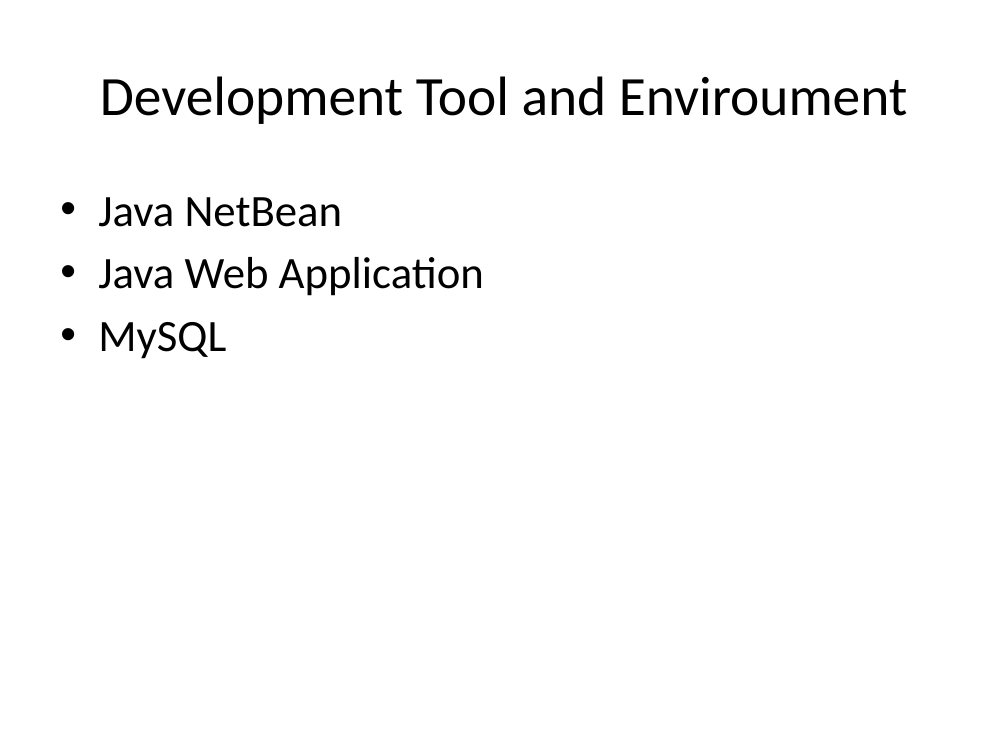
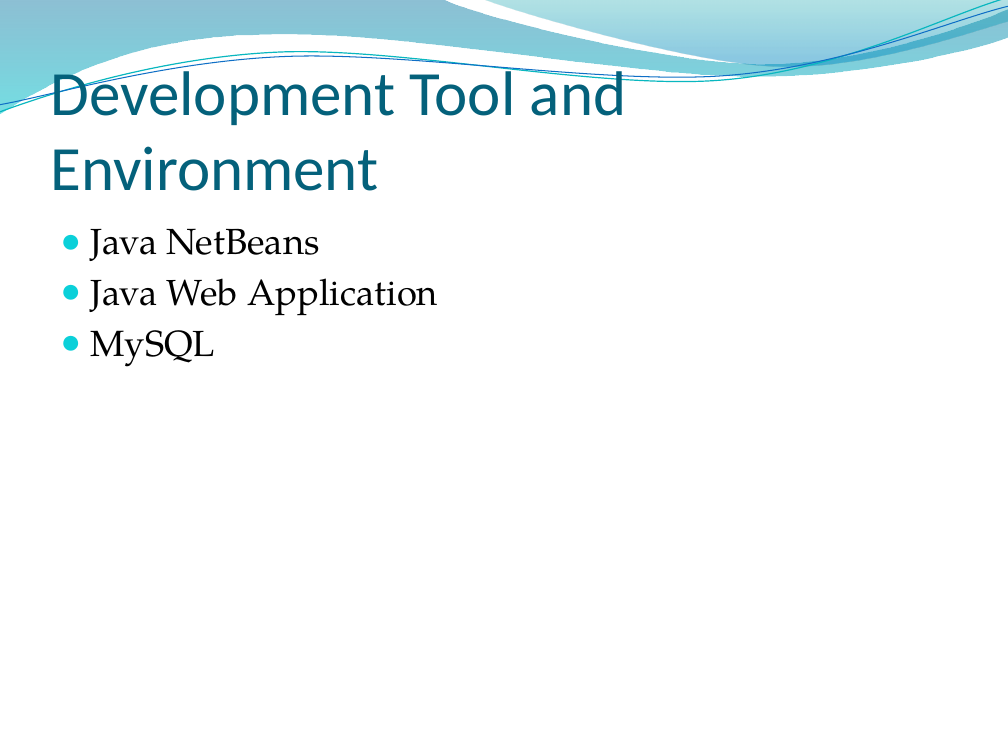
Before and after one commit to ItsTheWolf/BanHangOnline, a slide deck: slide 4 of ShowroomOnline.pptx. Drawn at 1008x756 pixels with LibreOffice and Linux fonts; fonts in the diff are those of the drawing; background and template pictures are left out. Boxes give left, top, right and bottom in pixels: in the first picture for what was removed or moved away, otherwise in the second. Text is boxed around its words. In the diff, an @@ line names an element or a change of style, - is before the commit and + after.

```diff
--- a/ShowroomOnline.pptx
+++ b/ShowroomOnline.pptx
@@ freeform shape added at (0,0,1008,114), fill gradient #0074A1 to #00C6CF @@
@@ freeform shape added at (0,0,1008,117), outline #0AB8BF 0.85 pt @@
@@ freeform shape added at (0,6,1008,112), outline #0F6FC6 0.75 pt @@
@@ freeform shape added at (483,0,1008,70), fill gradient #00A1A9 to #008BBF @@
@@ title at (50,62,626,191): text changed; size 39.6 to 45 pt; text colour #000000 to #04617B @@
-Development Tool and Enviroument
+Development Tool and Environment
@@ title "Development Tool and Environment" at (50,62,626,191): vertical alignment middle to bottom @@
@@ text "Java NetBeans": place and size @@
-text "Java NetBeans" at (98,197,484,359)
+text "Java NetBeans" at (91,228,438,367)
@@ text at (91,228,319,261): text changed; size 32 to 26 pt; font Calibri to TeX Gyre Pagella @@
-• Java NetBean
+● Java NetBeans
@@ text at (91,278,438,367): size 32 to 26 pt, font Calibri to TeX Gyre Pagella in "Java Web Application", "MySQL"; bullet • to ●; less space between paragraphs @@
```
Also in this commit, not shown: 8 other slides changed, 3 slides added.
